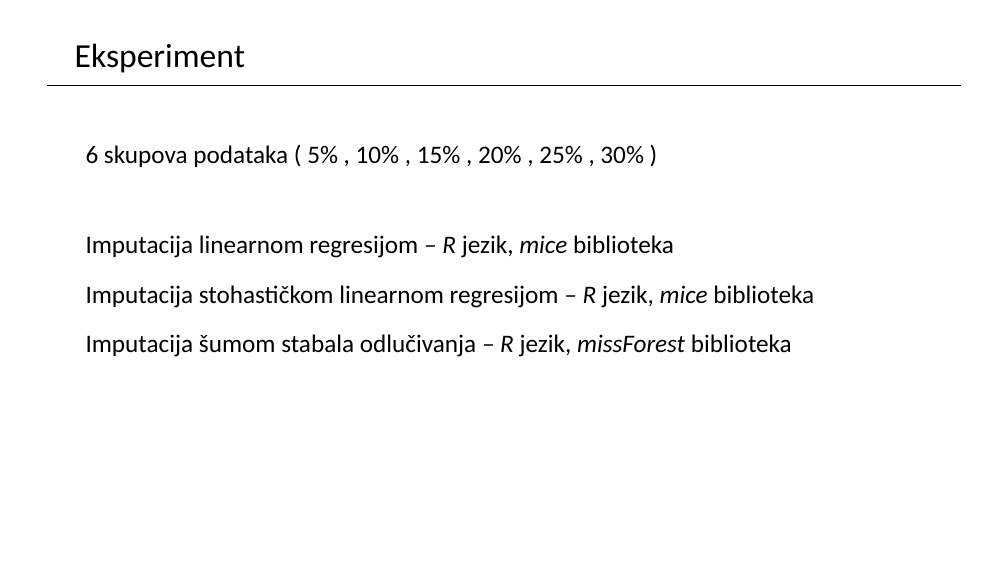
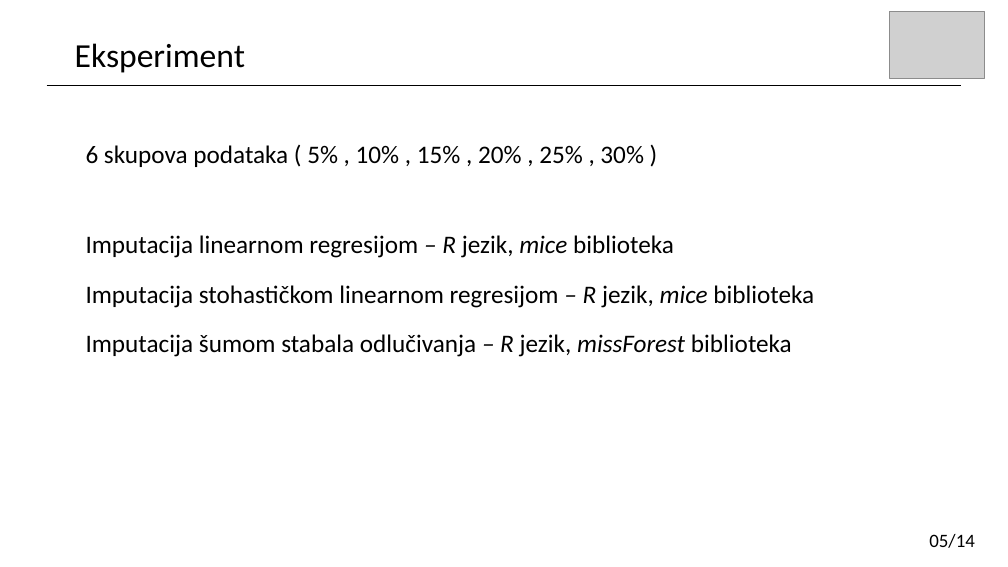
Before and after one commit to stuparm/data-imputation, a slide deck: slide 14 of prezentacija.pptx (slide 13 before the commit). Drawn at 1008x567 pixels with LibreOffice and Linux fonts; fonts in the diff are those of the drawing; grey boxes stand for pictures. Boxes give left, top, right and bottom in pixels: in the first picture for what was removed or moved away, otherwise in the second. Text is boxed around its words. In the diff, an @@ line names an element or a change of style, - is before the commit and + after.

```diff
--- a/prezentacija.pptx
+++ b/prezentacija.pptx
@@ picture added at (890, 11, 985, 78) @@
@@ text added at (929, 534, 975, 548), 18 pt, text #000000 @@
+05/14
```
Also in this commit, not shown: 15 other slides changed, 15 slides added, 2 slides removed, 10 other files.
